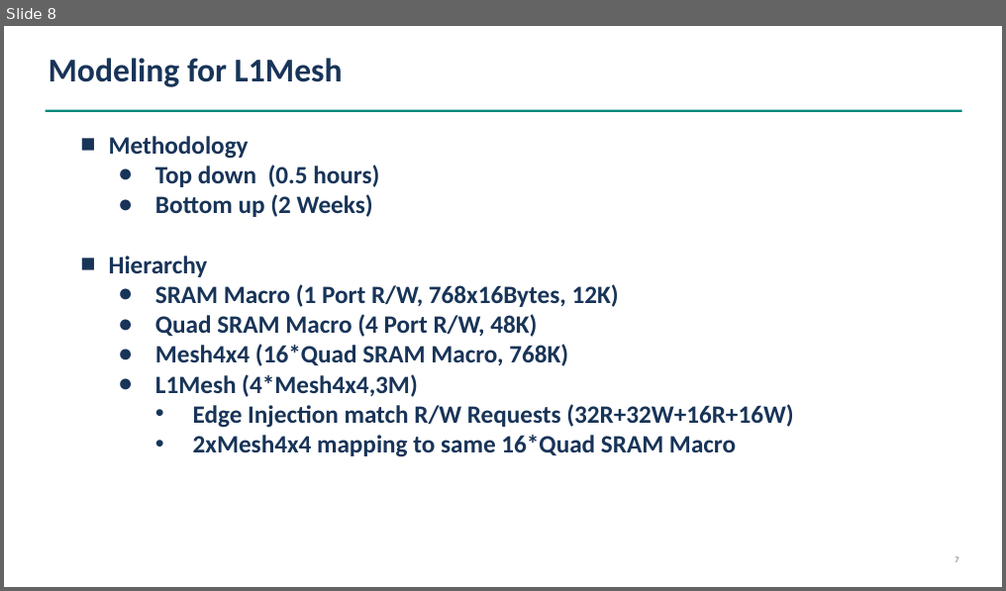
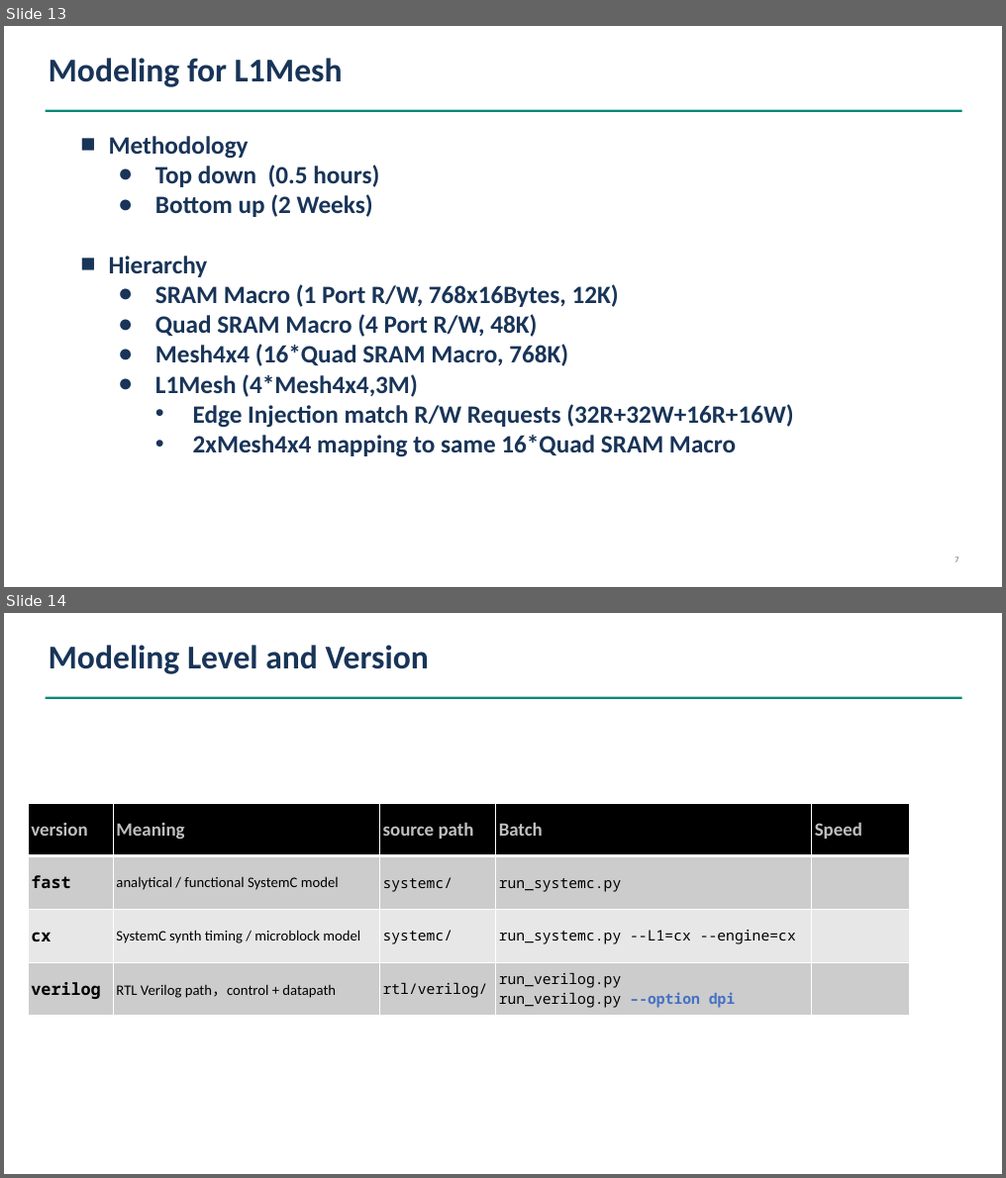
Before and after one commit to cclwylin/mdla7, a slide deck: reports/uArcSim Implementation by AI.pptx. Shown one above the other, each under a label of ours: slide 8 before the commit, slides 13 and 14 after it. The pictures are 1006x591 and 1006x1178 pixels, drawn with LibreOffice and Linux fonts; fonts in the diff are those of the drawing. Boxes give left, top, right and bottom in pixels: in the first picture for what was removed or moved away, otherwise in the second. Text is boxed around its words. In the diff, an @@ line names an element or a change of style, - is before the commit and + after.

```diff
--- a/reports/uArcSim Implementation by AI.pptx
+++ b/reports/uArcSim Implementation by AI.pptx
@@ slide 14 added at (x1=4, y1=613, x2=1002, y2=1174), background #FFFFFF @@
@@ text added at (x1=49, y1=645, x2=429, y2=674), 32 pt, text #183458, bold @@
+Modeling Level and Version
@@ rectangle added at (x1=46, y1=697, x2=962, y2=699), fill #00897B @@
@@ table added at (x1=28, y1=803, x2=910, y2=1016), 4 rows, 5 columns @@
+version | Meaning | source path | Batch | Speed
+fast | analytical / functional SystemC model | systemc/ | run_systemc.py | 
+cx | SystemC synth timing / microblock model | systemc/ | run_systemc.py --L1=cx --engine=cx | 
+verilog | RTL Verilog path，control + datapath | rtl/verilog/ | run_verilog.py / run_verilog.py –-option dpi | 
@@ what was slide 8 is now slide 13 @@
```
Also in this commit, not shown: 4 slides changed, 7 other slides added, 1 slide removed, 20 other files.
